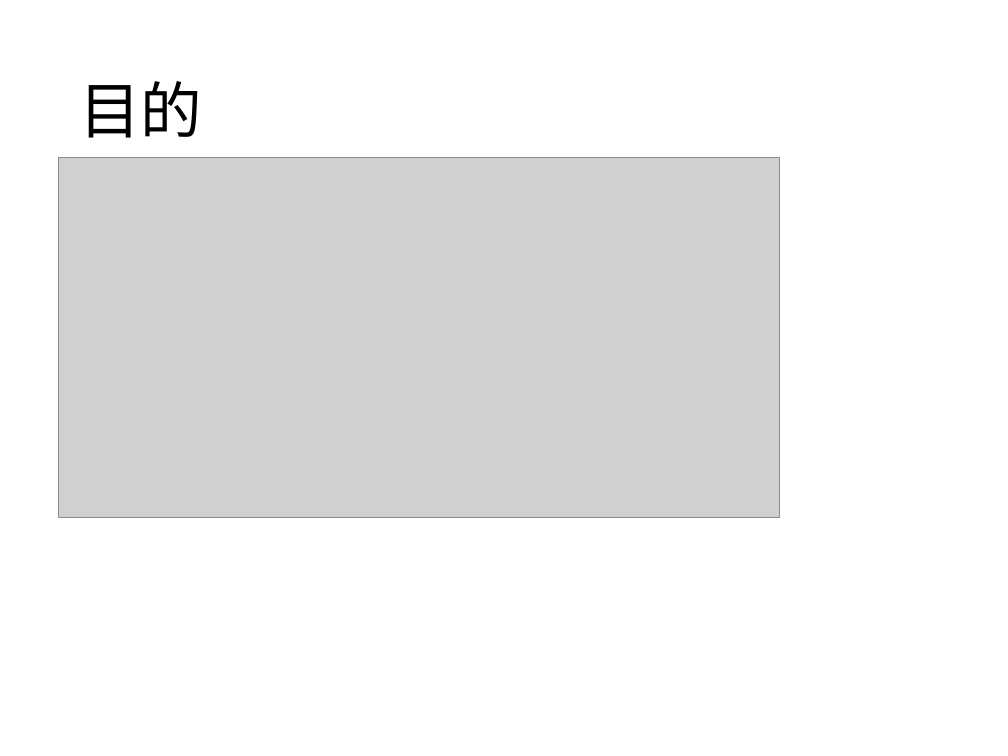
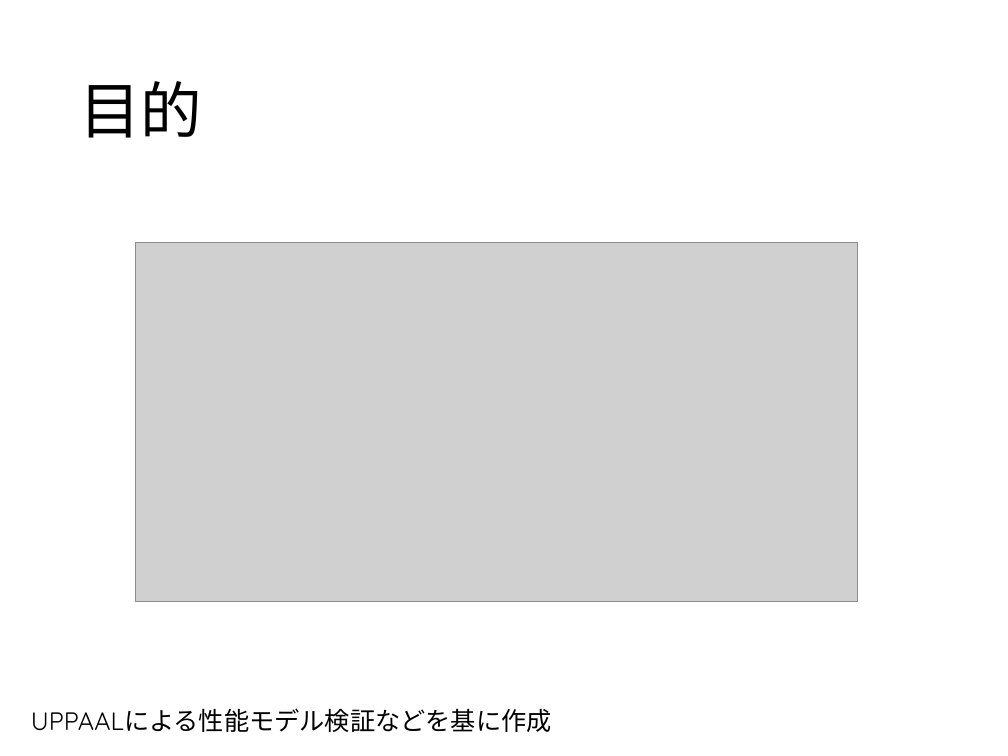
Before and after one commit to Sahara62/graduateResearch, a slide deck: slide 4 of GraduateSlide.pptx (slide 3 before the commit). Drawn at 1008x756 pixels with LibreOffice and Linux fonts; fonts in the diff are those of the drawing; grey boxes stand for pictures. Boxes give left, top, right and bottom in pixels: in the first picture for what was removed or moved away, otherwise in the second. Text is boxed around its words. In the diff, an @@ line names an element or a change of style, - is before the commit and + after.

```diff
--- a/GraduateSlide.pptx
+++ b/GraduateSlide.pptx
@@ picture: place and size @@
-picture at bbox=[58, 157, 780, 516]
+picture at bbox=[136, 242, 858, 601]
@@ text added at bbox=[31, 708, 552, 732], 18 pt, text #000000 @@
+UPPAALによる性能モデル検証などを基に作成
```
Also in this commit, not shown: 9 other slides changed, 1 slide added, 1 other file.
